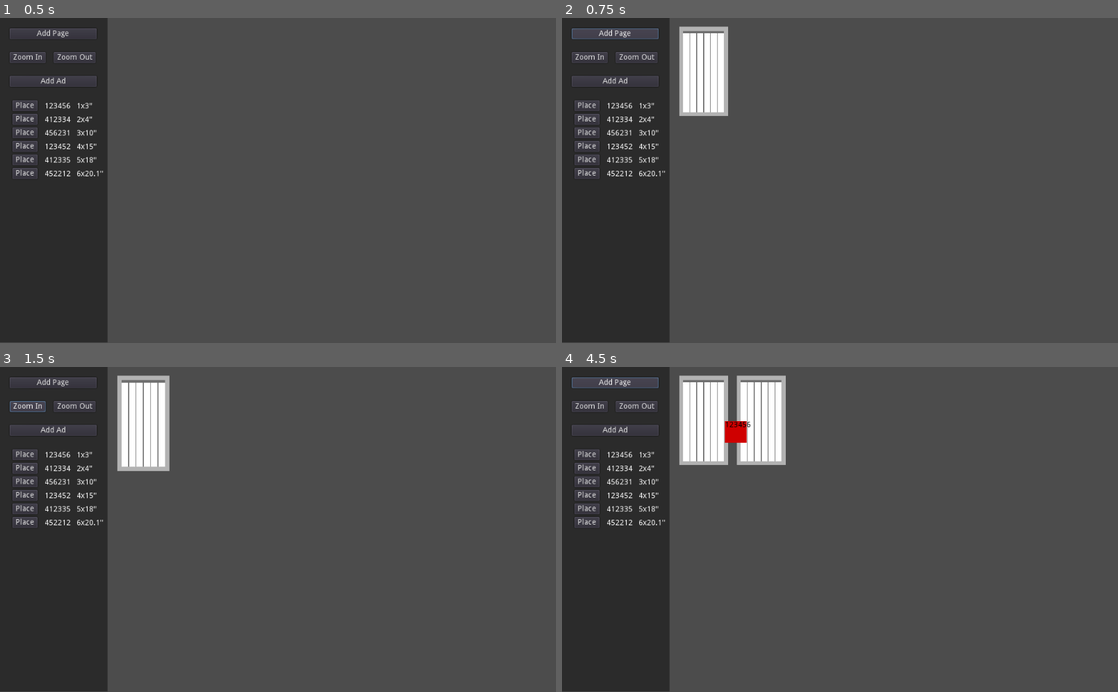
Above: before the commit, frames 1-4 (two rows, left to right).
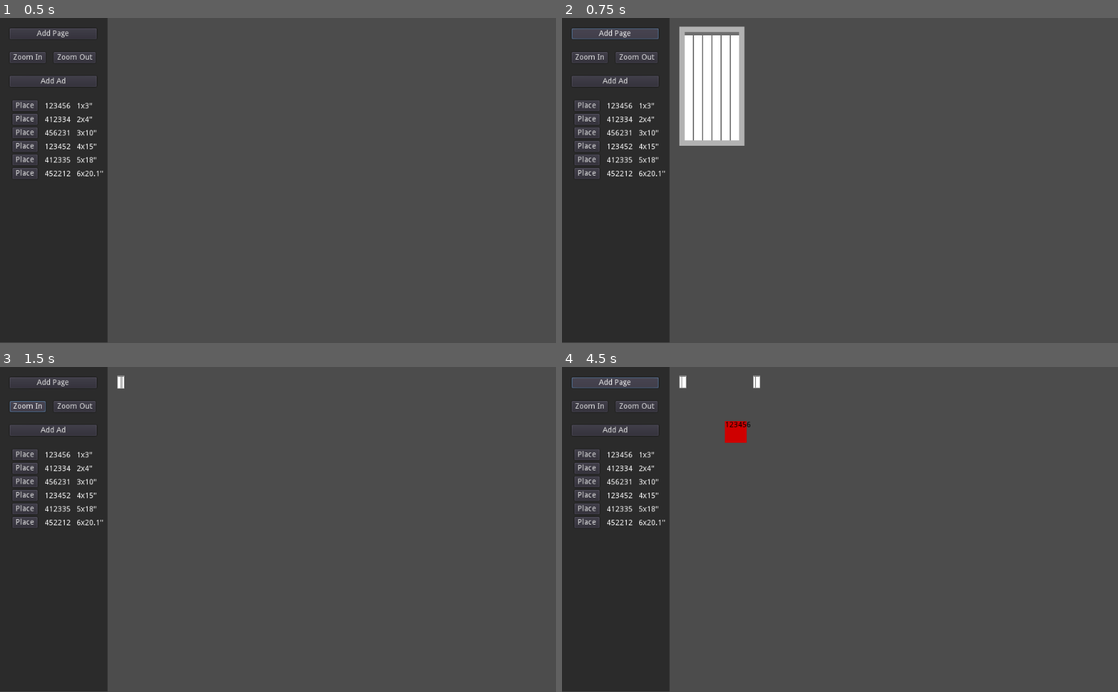
Above: after the commit, the same moments.

Repository: majormunky/GodotPageLayout
Game: Godot game, scene res://App.tscn
Same seed, same stepped clock (60 frames per second), same inputs: the game is played once before the commit and once after it.
Inputs:
- Up to frame 1 (0.5 s): no input
- Up to frame 2 (0.75 s): click "Add Page" at 0.5 s
- Up to frame 3 (1.5 s): click "Zoom In" at 1.25 s
- Up to frame 4 (4.5 s): click "Zoom Out" at 2 s; click "Add Ad" at 2.75 s; click "Place" at 3.5 s; click "Add Page" at 4.25 s

Frame 1 is identical in both runs. In frame 2, 2.8% of the frame differs, in the area x 21-33%, y 2-40%; in frame 3, 2.8%; in frame 4, 4.7%, in the area x 21-41%, y 2-31%.

Commit message:
Moved the scale value into the utils file

Diff:
--- a/App.gd
+++ b/App.gd
@@ -13,7 +13,7 @@
 var sidebar_width: int
 const padding = 16
 var current_page_pos = Vector2()
-var scale = 0.75
+
 var is_dragging = false
 var holding_item = null
 
@@ -82,8 +82,8 @@
 		if cur_x == null:
 			cur_x = child.rect_position.x
 
-		child.rect_scale.x = scale
-		child.rect_scale.y = scale
+		child.rect_scale.x = Utils.scale / 10
+		child.rect_scale.y = Utils.scale / 10
 		child.rect_position.x = cur_x
 
 		cur_x += child.rect_size.x * child.rect_scale.x
@@ -94,8 +94,8 @@
 	var p = Page.instance()
 	p.rect_position.x = current_page_pos.x
 	p.rect_position.y = current_page_pos.y
-	p.rect_scale.x = scale
-	p.rect_scale.y = scale
+	p.rect_scale.x = Utils.scale / 10
+	p.rect_scale.y = Utils.scale / 10
 
 	current_page_pos.x += p.rect_size.x * p.rect_scale.x
 	current_page_pos.x += padding
@@ -104,18 +104,18 @@
 
 
 func _on_ZoomInButton_pressed():
-	scale += 0.05
-	if scale > MAX_ZOOM:
-		scale = MAX_ZOOM
-	print("Current Scale: ", scale)
+	Utils.scale += 0.05
+	if Utils.scale > MAX_ZOOM:
+		Utils.scale = MAX_ZOOM
+	print("Current Scale: ", Utils.scale)
 	update_page_zoom()
 
 
 func _on_ZoomOutButton2_pressed():
-	scale -= 0.05
-	if scale < MIN_ZOOM:
-		scale = MIN_ZOOM
-	print("Current Scale: ", scale)
+	Utils.scale -= 0.05
+	if Utils.scale < MIN_ZOOM:
+		Utils.scale = MIN_ZOOM
+	print("Current Scale: ", Utils.scale)
 	update_page_zoom()
 
 
--- a/utils.gd
+++ b/utils.gd
@@ -1,7 +1,7 @@
 extends Node
 
 
-var scale = 0.75
+var scale = 10.0
 
 
 func columns_to_inches(col, page_def):
